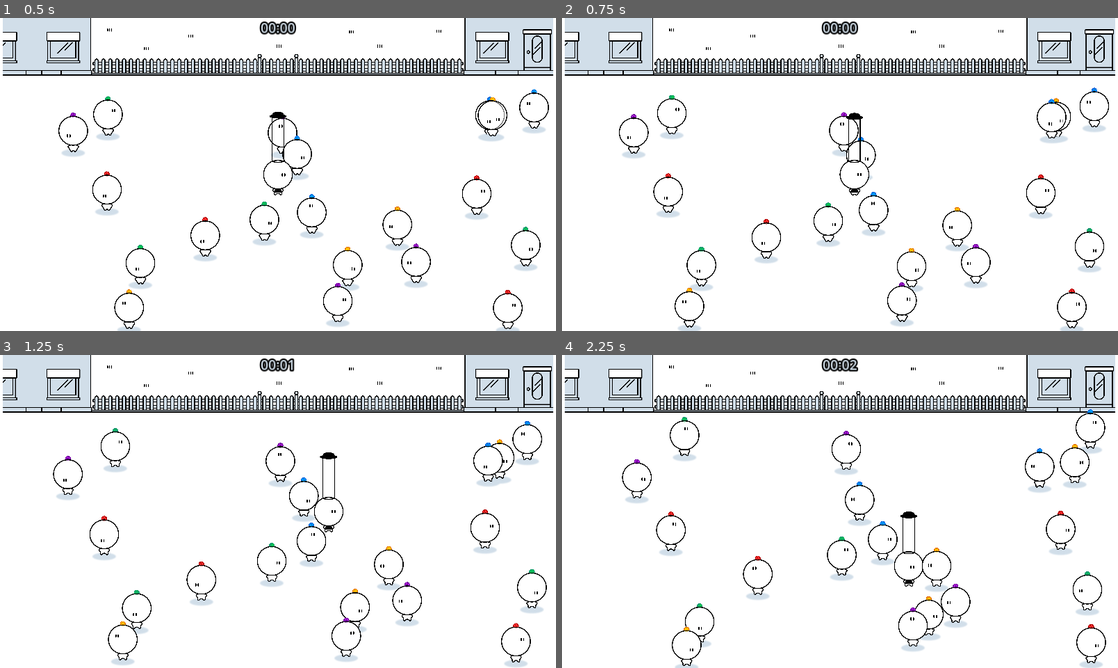
Above: before the commit, frames 1-4 (two rows, left to right).
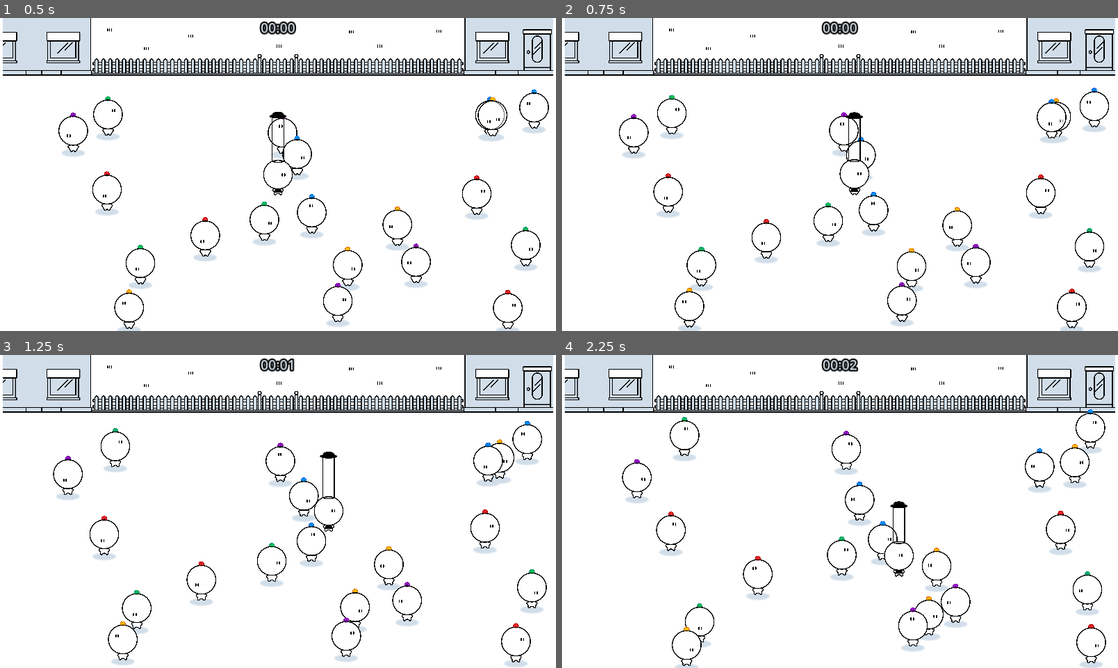
Above: after the commit, the same moments.

Repository: haihala/mankind-knew
Game: Godot game, scene res://world.tscn
Same seed, same stepped clock (60 frames per second), same inputs: the game is played once before the commit and once after it.
Inputs (mouse positions are in pixels of both pictures, inside the frame that each line leads up to):
- Up to frame 1 (0.5 s): no input
- Up to frame 2 (0.75 s): move the mouse to (962, 158) at 0.52 s; hold D (move_right) from 0.53 s (still down); click (962, 158) at 0.67 s
- Up to frame 3 (1.25 s): keep holding D (move_right)
- Up to frame 4 (2.25 s): move the mouse to (728, 527) at 1.27 s; release D (move_right) at 1.28 s; hold S (move_down) 1.28-2.03 s; click (728, 527) at 1.42 s; move the mouse to (895, 442) at 2.02 s; hold D (move_right) from 2.03 s (still down); click (895, 442) at 2.17 s

Frame 1 is identical in both runs. In frame 2, less than 0.1% of the frame differs, in the area x 49-56%, y 30-57%; in frame 3, 0.1%; in frame 4, 0.4%, in the area x 57-65%, y 46-74%.

Commit message:
Add mouse input

Diff:
--- a/godot-project/player.gd
+++ b/godot-project/player.gd
@@ -33,6 +33,10 @@
 
 func _physics_process(delta: float) -> void:
 	var direction = Input.get_vector("move_left", "move_right", "move_up", "move_down").normalized()
+	if Input.is_mouse_button_pressed(MOUSE_BUTTON_LEFT):
+		var cam = get_viewport().get_camera_2d()
+		var mouse_pos = cam.get_global_mouse_position()
+		direction = (mouse_pos - position).normalized()
 	velocity = direction * speed / max(1, total_belief)
 
 	if direction.is_zero_approx():
Not shown: 1 places in godot-project/clock.tscn that only renumber resources
Not shown: 1 places in godot-project/end_screen.tscn that only renumber resources
Not shown: 1 places in godot-project/theme.tres that only renumber resources
Not shown: 1 places in godot-project/world.tscn that only renumber resources
